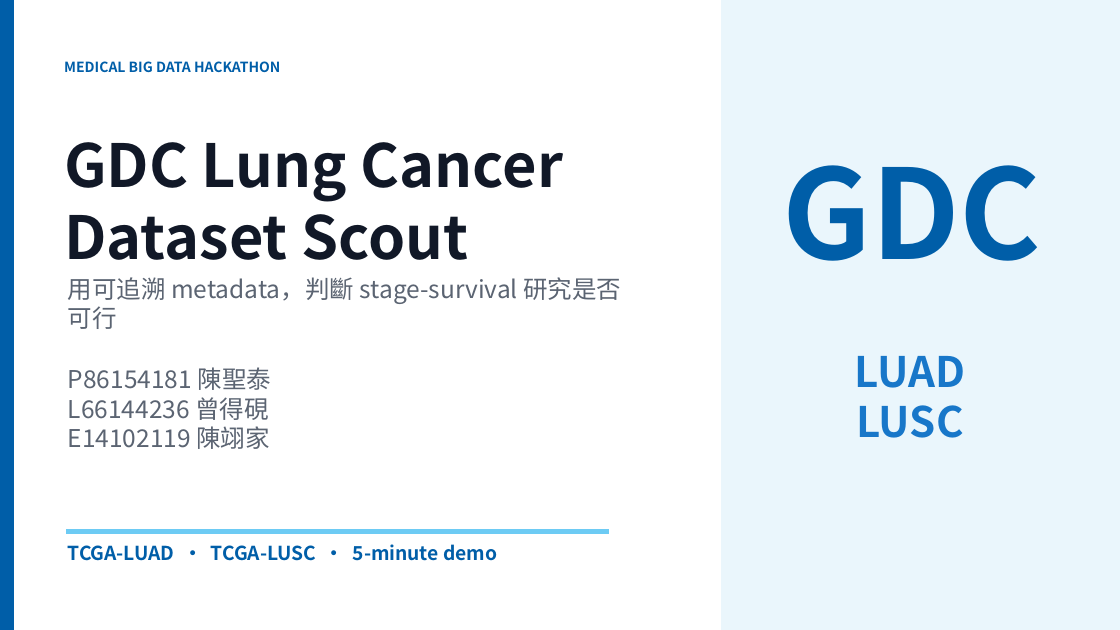
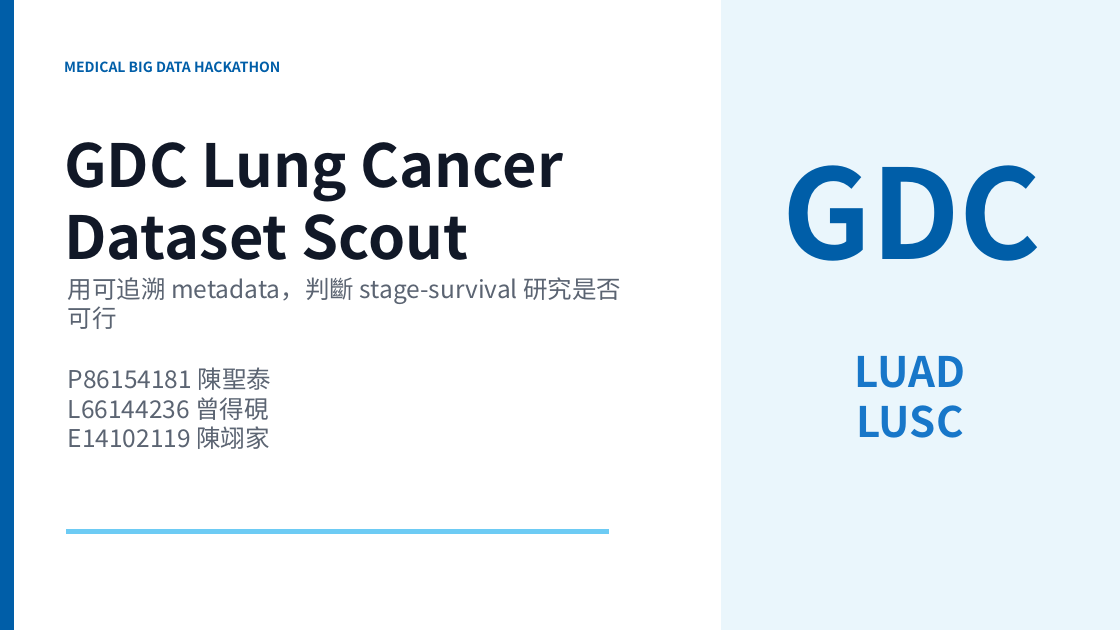
Before and after one commit to virus874874/Bioinfo-Data, a slide deck: slide 1 of GDC_Lung_Cancer_Dataset_Scout_Demo.pptx. Drawn at 1120x630 pixels with LibreOffice and Linux fonts; fonts in the diff are those of the drawing. Boxes give left, top, right and bottom in pixels: in the first picture for what was removed or moved away, otherwise in the second. Text is boxed around its words. In the diff, an @@ line names an element or a change of style, - is before the commit and + after.

Commit message:
ppt detail modification

```diff
--- a/GDC_Lung_Cancer_Dataset_Scout_Demo.pptx
+++ b/GDC_Lung_Cancer_Dataset_Scout_Demo.pptx
@@ text removed at [68, 544, 497, 561] @@
-TCGA-LUAD · TCGA-LUSC · 5-minute demo
```
